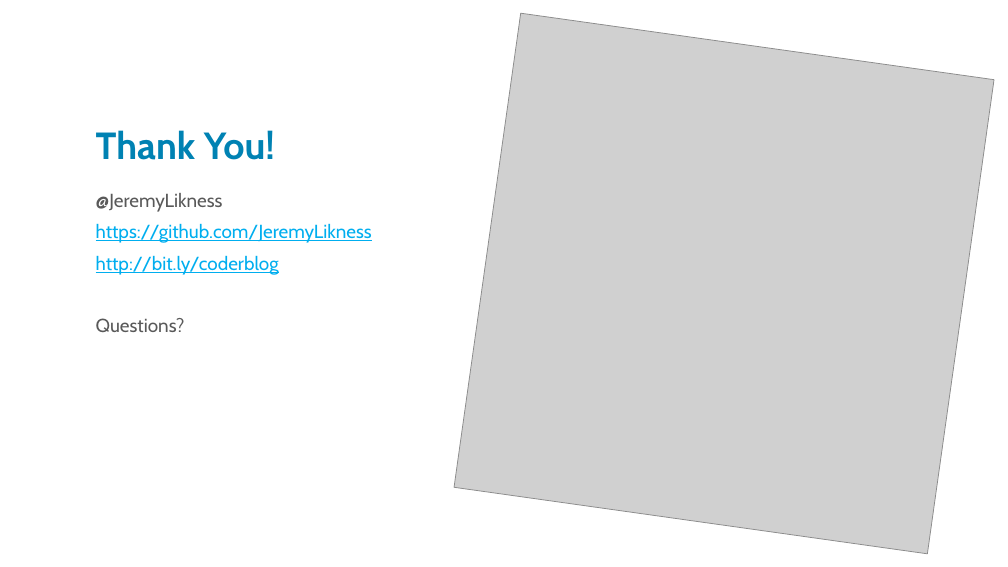
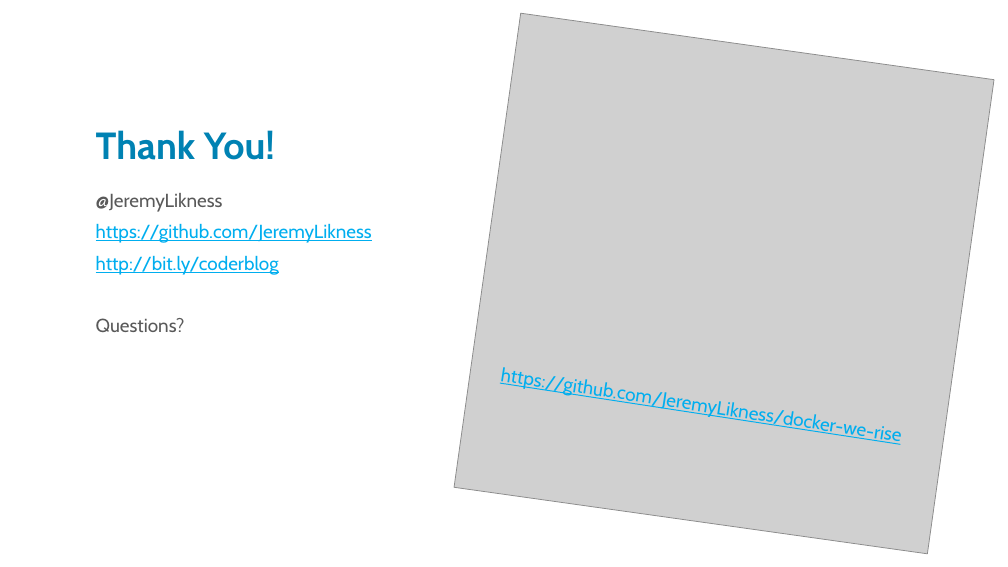
Before and after one commit to JeremyLikness/docker-we-rise, a slide deck: slide 15 of ContainYourExcitement.pptx. Drawn at 1008x567 pixels with LibreOffice and Linux fonts; fonts in the diff are those of the drawing; grey boxes stand for pictures; background and template pictures are left out. Boxes give left, top, right and bottom in pixels: in the first picture for what was removed or moved away, otherwise in the second. Text is boxed around its words. In the diff, an @@ line names an element or a change of style, - is before the commit and + after.

Commit message:
Add github repo

```diff
--- a/ContainYourExcitement.pptx
+++ b/ContainYourExcitement.pptx
@@ text added at <box>96,223,901,445</box>, 18 pt, text #00AEEF, underline @@
+https://github.com/JeremyLikness/docker-we-rise
```
Also in this commit, not shown: 1 other slide changed, 1 other file.
